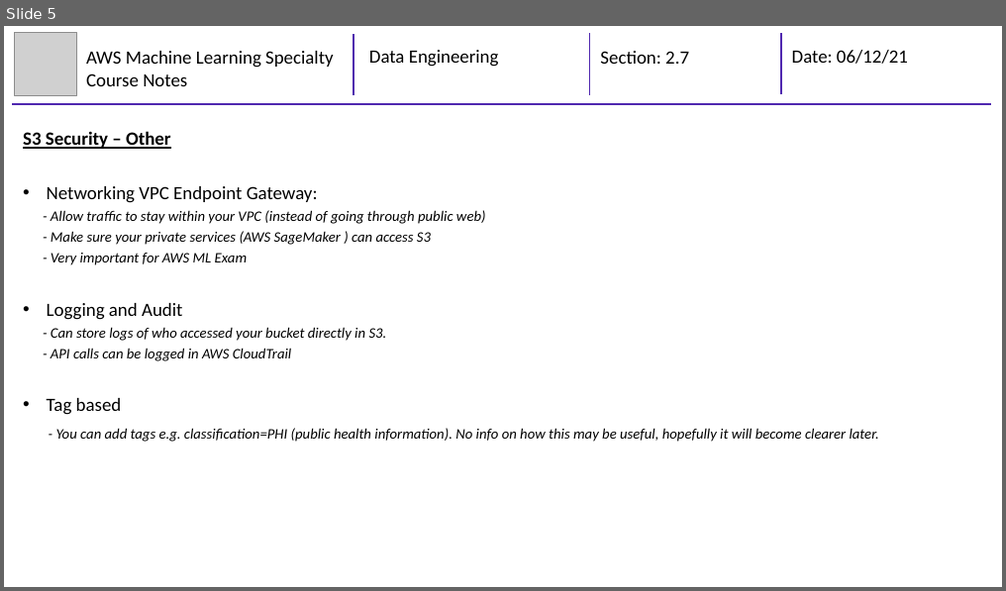
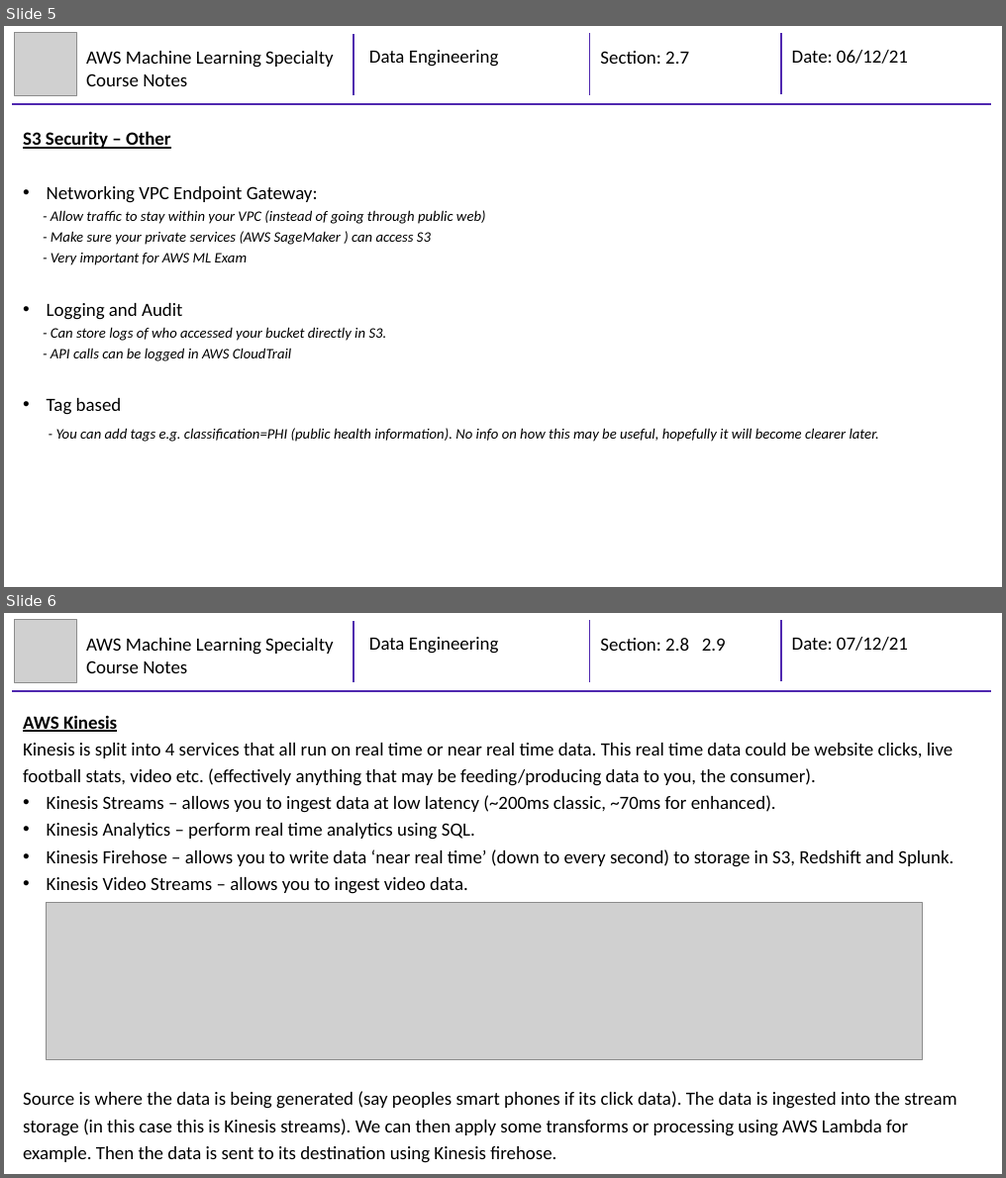
Before and after one commit to mhaythornthwaite/Testing_ML_Algorithms, a slide deck: AWS Machine Learning Specialty/Course Notes/2_MJH_Data_Engineering_Course_Notes.pptx. Shown one above the other, each under a label of ours: slide 5 before the commit, slides 5 and 6 after it. The pictures are 1006x591 and 1006x1178 pixels, drawn with LibreOffice and Linux fonts; fonts in the diff are those of the drawing; grey boxes stand for pictures. Boxes give left, top, right and bottom in pixels: in the first picture for what was removed or moved away, otherwise in the second. Text is boxed around its words. In the diff, an @@ line names an element or a change of style, - is before the commit and + after.

```diff
--- a/AWS Machine Learning Specialty/Course Notes/2_MJH_Data_Engineering_Course_Notes.pptx
+++ b/AWS Machine Learning Specialty/Course Notes/2_MJH_Data_Engineering_Course_Notes.pptx
@@ slide 6 added at <box>4,613,1002,1174</box>, background #FFFFFF @@
@@ group added at <box>12,620,991,691</box>: 4 lines, 4 texts, 1 picture @@
+AWS Machine Learning Specialty Course Notes
+Data Engineering
+Section: 2.8 2.9
+Date: 07/12/21
@@ text added at <box>23,715,956,1163</box>, 18 pt, text #000000 @@
+AWS Kinesis
+Kinesis is split into 4 services that all run on real time or near real time data. This real time data could be website clicks, live football stats, video etc. (effectively anything that may be feeding/producing data to you, the consumer).
+• Kinesis Streams – allows you to ingest data at low latency (~200ms classic, ~70ms for enhanced).
+• Kinesis Analytics – perform real time analytics using SQL.
+• Kinesis Firehose – allows you to write data ‘near real time’ (down to every second) to storage in S3, Redshift and Splunk.
+• Kinesis Video Streams – allows you to ingest video data.
+Source is where the data is being generated (say peoples smart phones if its click data). The data is ingested into the stream storage (in this case this is Kinesis streams). We can then apply some transforms or processing using AWS Lambda for example. Then the data is sent to its destination using Kinesis firehose.
@@ picture added at <box>46,903,923,1059</box> @@
```
Also in this commit, not shown: 2 slides changed, 2 other slides added.
